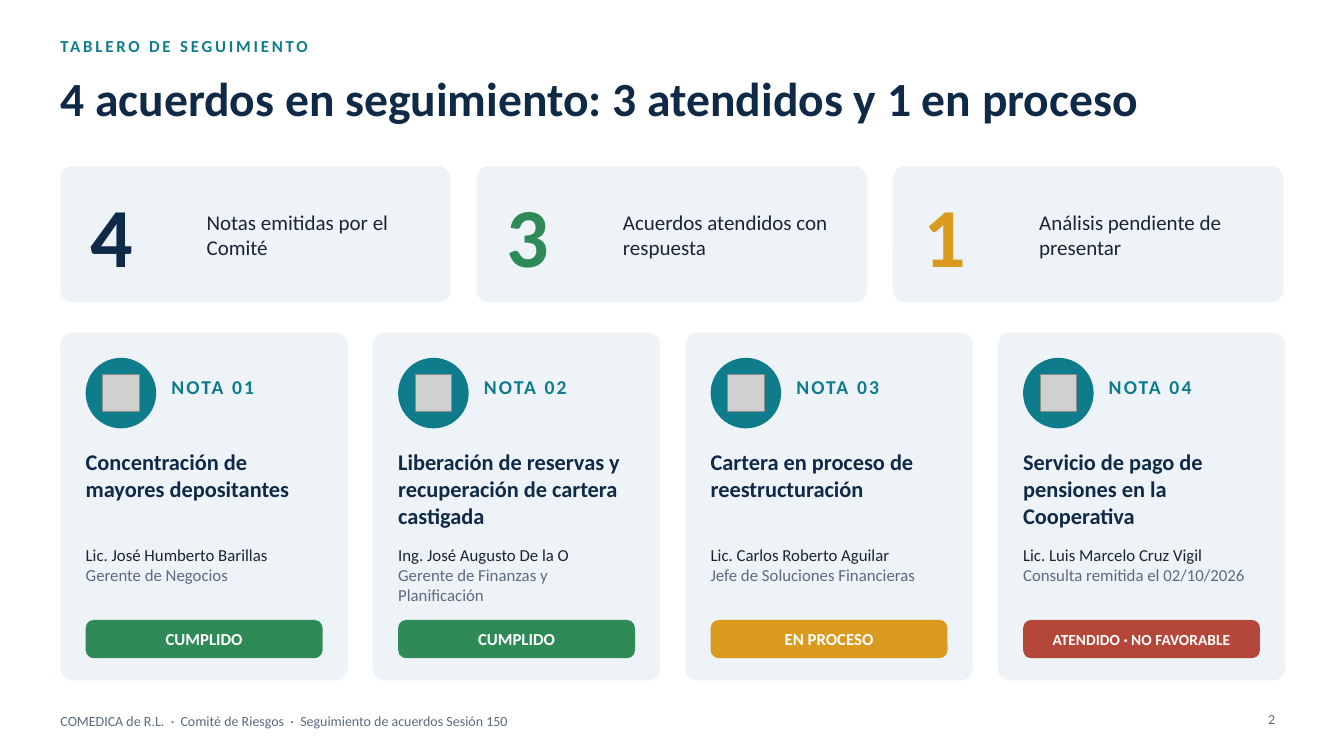
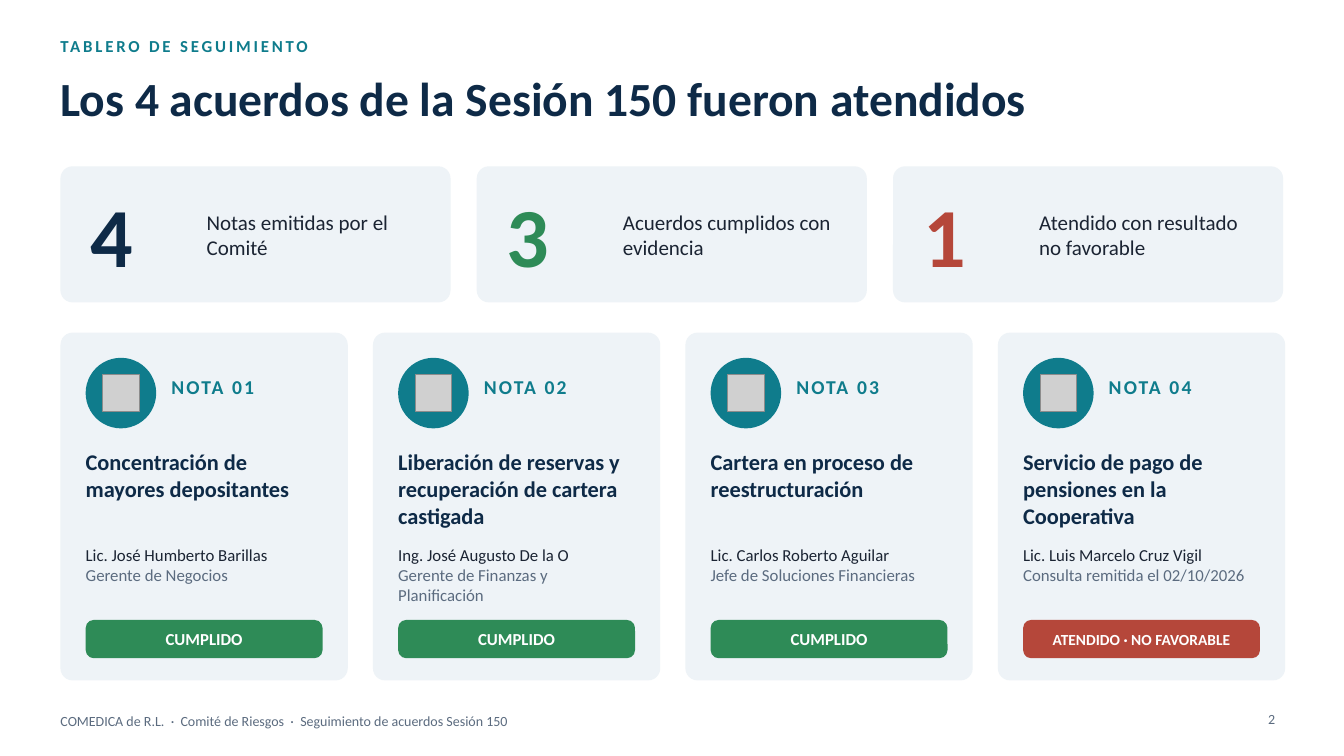
Before and after one commit to menjivar201280/riesgo, a slide deck: slide 2 of seguimiento-comite-riesgos-sesion-150/Seguimiento_Acuerdos_Comite_Riesgo_Sesion_150.pptx. Drawn at 1344x756 pixels with LibreOffice and Linux fonts; fonts in the diff are those of the drawing; grey boxes stand for pictures. Boxes give left, top, right and bottom in pixels: in the first picture for what was removed or moved away, otherwise in the second. Text is boxed around its words. In the diff, an @@ line names an element or a change of style, - is before the commit and + after.

```diff
--- a/seguimiento-comite-riesgos-sesion-150/Seguimiento_Acuerdos_Comite_Riesgo_Sesion_150.pptx
+++ b/seguimiento-comite-riesgos-sesion-150/Seguimiento_Acuerdos_Comite_Riesgo_Sesion_150.pptx
@@ title at [60,82,1026,117]: text changed @@
-4 acuerdos en seguimiento: 3 atendidos y 1 en proceso
+Los 4 acuerdos de la Sesión 150 fueron atendidos
@@ text "1" at [923,212,966,267]: text colour #D99A1E to #B5473A @@
@@ text at [623,215,831,255]: text changed @@
-Acuerdos atendidos con respuesta
+Acuerdos cumplidos con evidencia
@@ text at [1039,215,1237,255]: text changed @@
-Análisis pendiente de presentar
+Atendido con resultado no favorable
@@ rounded rectangle "CUMPLIDO" at [711,620,948,658]: fill #D99A1E to #2E8B57 @@
@@ text in rounded rectangle at [791,634,868,645]: text changed @@
-EN PROCESO
+CUMPLIDO
```
Also in this commit, not shown: 3 other slides changed, 1 other file.
